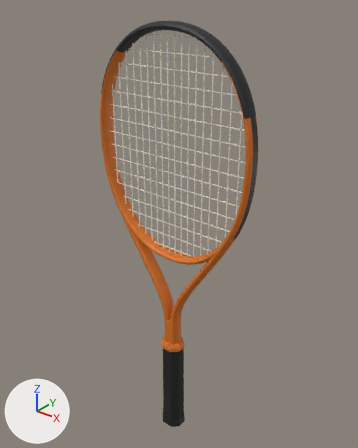
One commit to the glTF model assets/realistic/wilson-burn-100ls-v6-2026.glb: the scene before it, then after it.
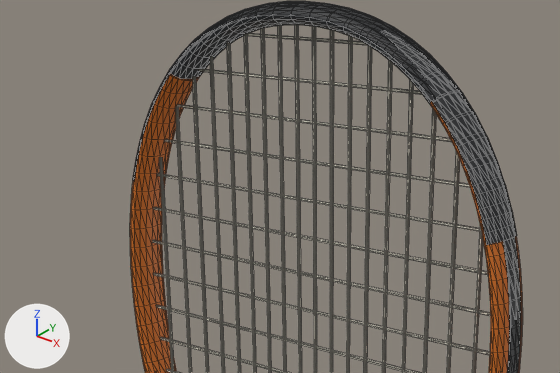
There are two pictures of each version: one whole from a 50 mm camera at (0.428, -0.519, 0.728) aimed at (-0.007, 0.025, 0.391), one close up on the part from 13% to 76% of the width and 4% to 38% of the height. The lights are fixed; the arrows at lower left show +X, +Y and +Z. The first two pictures are the older version. The close-ups show mesh edges as thin lines. Where no turn or scale is listed for an object, it has been applied to the vertices. Vertices at exactly the same position are counted once.

Names of what the first close-up shows: 'bumper', 'frame', 'grommets', 'strings_crosses', 'strings_mains'.
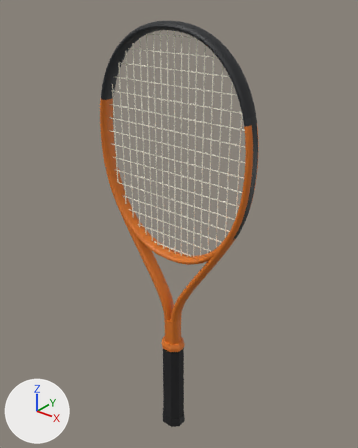
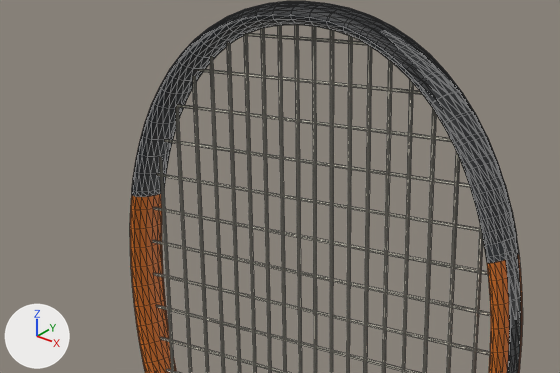
Where the change shows, as pixel boxes [x1, y1, x2, y2] in the close-ups (560 x 373 px):
```json
{"part": 1, "of": "me_frame", "change": "recoloured", "before": [132, 75, 518, 257], "after": [132, 75, 518, 257]}
```

Edits to the scene script, one JSON object a line:
```json
{"block": "me_frame", "where": "me_frame.from_pydata(...)  # 1656 vertices, 3252 faces; spans x -0.135..0.135, y -0.012..0.012, z -0.254..0.254"}
{"block": "me_frame", "where": "# used by ob_frame; location = (0.0, 0.0, 0.4319)"}
{"block": "me_frame", "change": "me_frame part 1: 512 faces centred in x -0.128..0.128, y -0.012..0.012, z 0.148..0.218 are repainted in the vertex colours; the middle colour goes from orange #d8721c to dark grey #2a2e32"}
```
